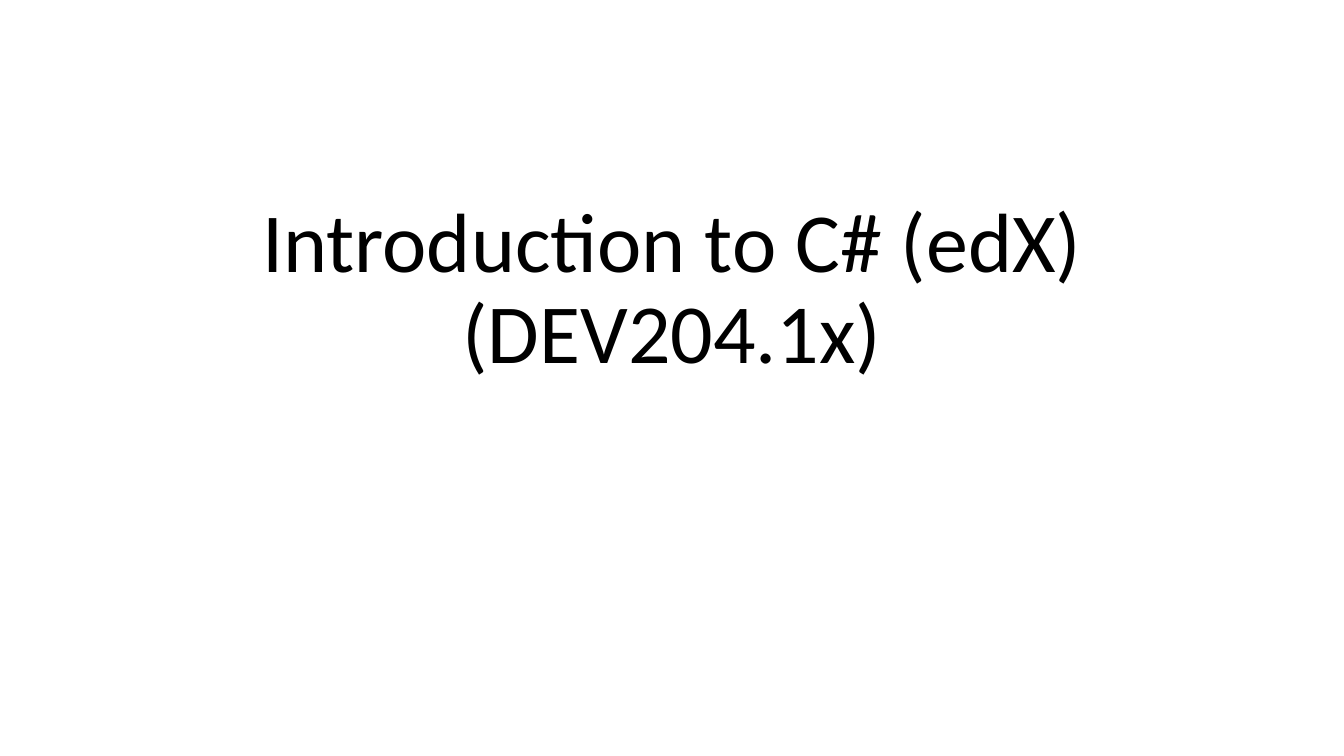
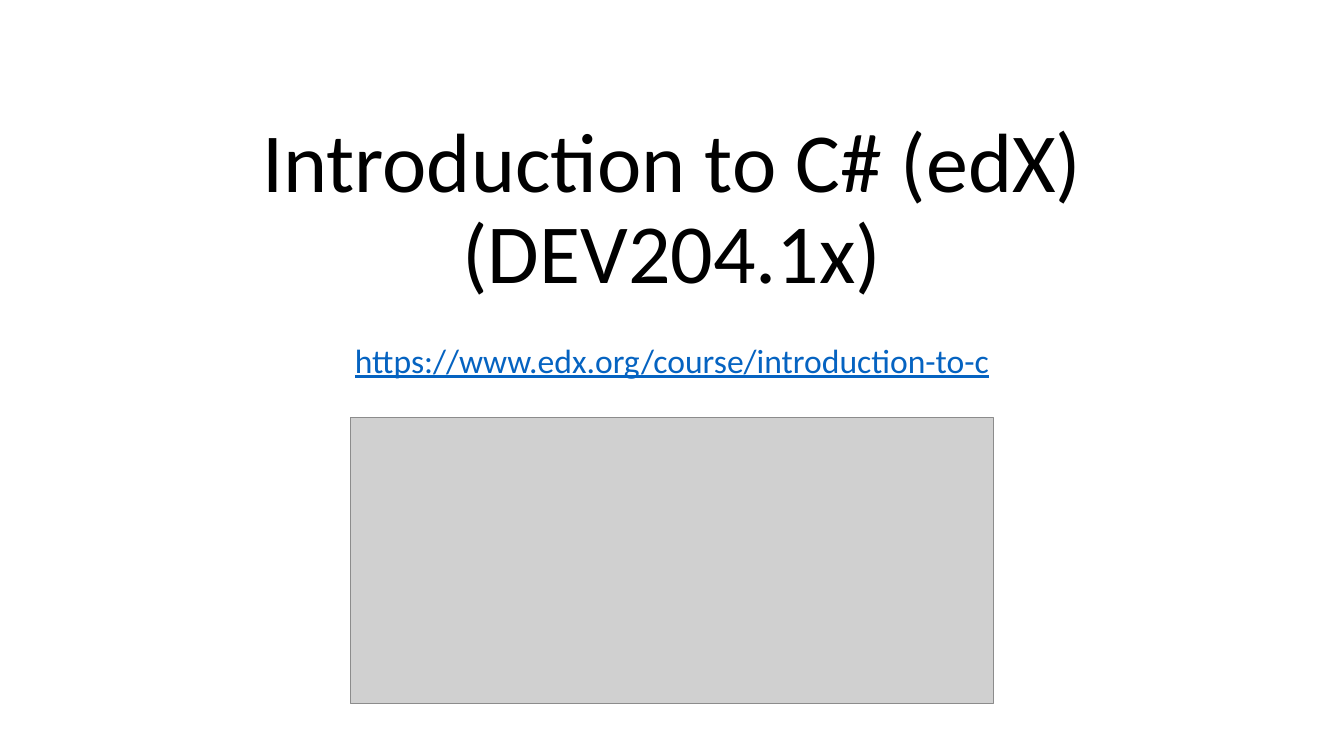
Before and after one commit to DmitryVakhrushev/CSharp, a slide deck: slide 1 of DEV204.1x Introduction to C# (edX)/Introduction to C# (edX)(DEV204.1x).pptx. Drawn at 1344x756 pixels with LibreOffice and Linux fonts; fonts in the diff are those of the drawing; grey boxes stand for pictures. Boxes give left, top, right and bottom in pixels: in the first picture for what was removed or moved away, otherwise in the second. Text is boxed around its words. In the diff, an @@ line names an element or a change of style, - is before the commit and + after.

```diff
--- a/DEV204.1x Introduction to C# (edX)/Introduction to C# (edX)(DEV204.1x).pptx
+++ b/DEV204.1x Introduction to C# (edX)/Introduction to C# (edX)(DEV204.1x).pptx
@@ title "Introduction to C# (edX)(DEV204.1x)": place and size @@
-title "Introduction to C# (edX)(DEV204.1x)" at [262, 210, 1081, 375]
+title "Introduction to C# (edX)(DEV204.1x)" at [262, 130, 1081, 295]
@@ subtitle added at [355, 349, 989, 379], 24 pt, text #0563C1, underline @@
+https://www.edx.org/course/introduction-to-c
@@ picture added at [351, 418, 994, 704] @@
```
Also in this commit, not shown: 2 other slides changed, 5 other files.
